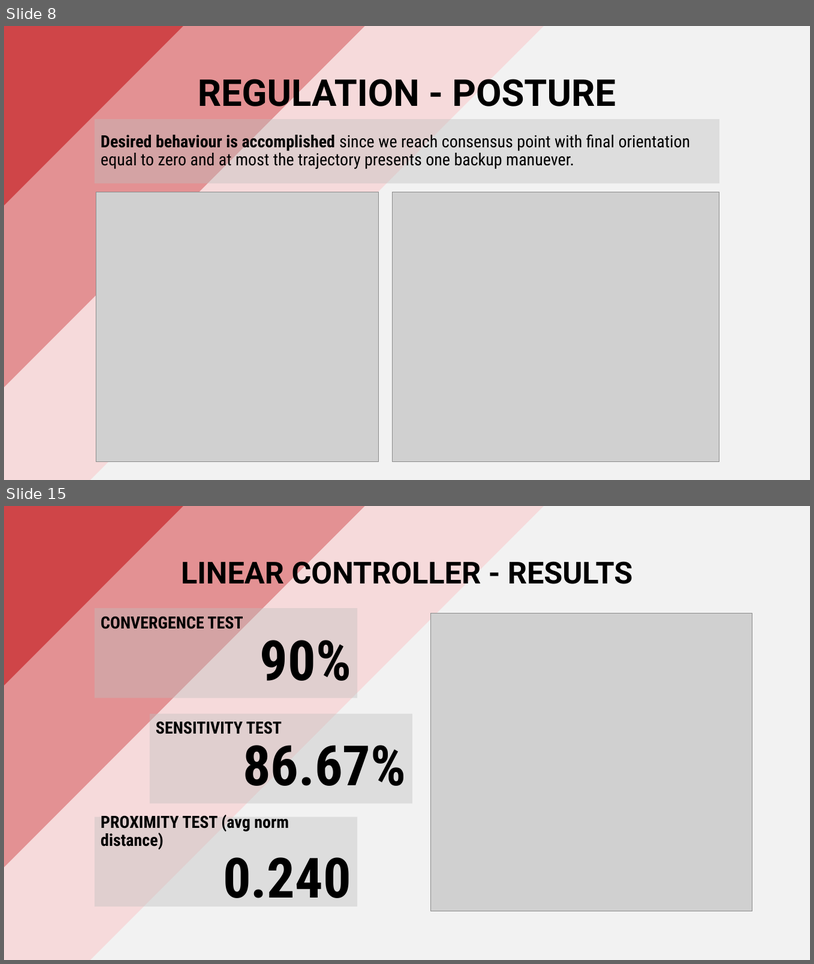
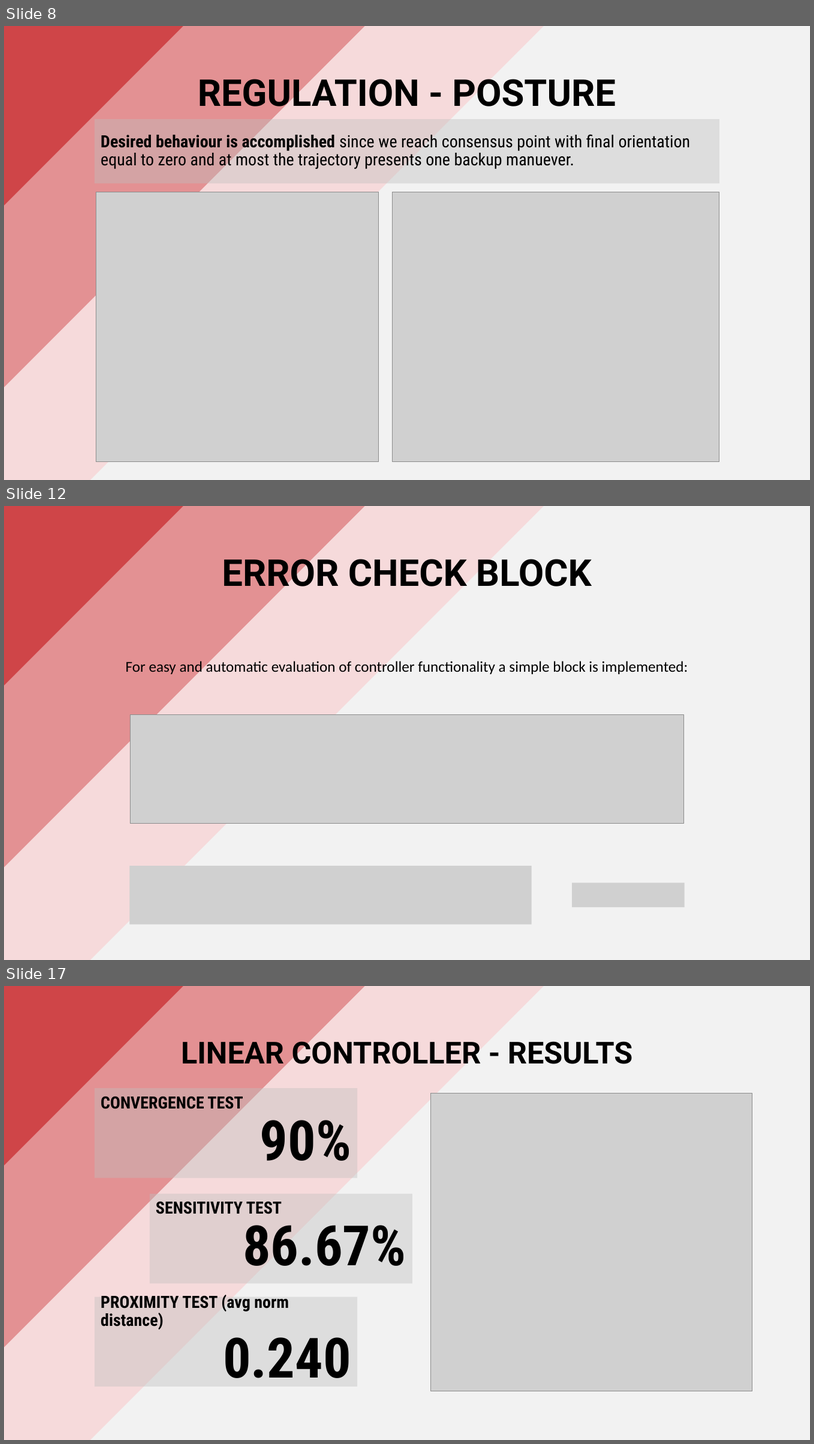
Before and after one commit to PippoGot/R-C2, a slide deck: documentation/presentation.pptx. Shown one above the other, each under a label of ours: slides 8 and 15 before the commit, slides 8, 12 and 17 after it; the slides between them are not shown. The pictures are 814x964 and 814x1444 pixels, drawn with LibreOffice and Linux fonts; fonts in the diff are those of the drawing; grey boxes stand for pictures. Boxes give left, top, right and bottom in pixels: in the first picture for what was removed or moved away, otherwise in the second. Text is boxed around its words. In the diff, an @@ line names an element or a change of style, - is before the commit and + after.

```diff
--- a/documentation/presentation.pptx
+++ b/documentation/presentation.pptx
@@ slide 12 added at box(4, 506, 810, 960), background #FFFFFF @@
@@ rectangle added at box(4, 506, 549, 960), fill #F6DADB @@
@@ rectangle added at box(4, 506, 413, 930), fill #E39193 @@
@@ rectangle added at box(4, 506, 231, 739), fill #CF4548 @@
@@ rectangle added at box(62, 506, 810, 960), fill #F2F2F2 @@
@@ title added at box(222, 552, 592, 595), 44 pt, text #000000, bold @@
+ERROR CHECK BLOCK
@@ text added at box(126, 659, 689, 675), 18 pt, text #000000 @@
+For easy and automatic evaluation of controller functionality a simple block is implemented:
@@ picture added at box(131, 714, 684, 823) @@
@@ picture added at box(130, 865, 532, 924) @@
@@ picture added at box(573, 883, 685, 907) @@
@@ what was slide 15 is now slide 17 @@
```
Also in this commit, not shown: 10 slides changed, 1 other slide added, 11 other files.
